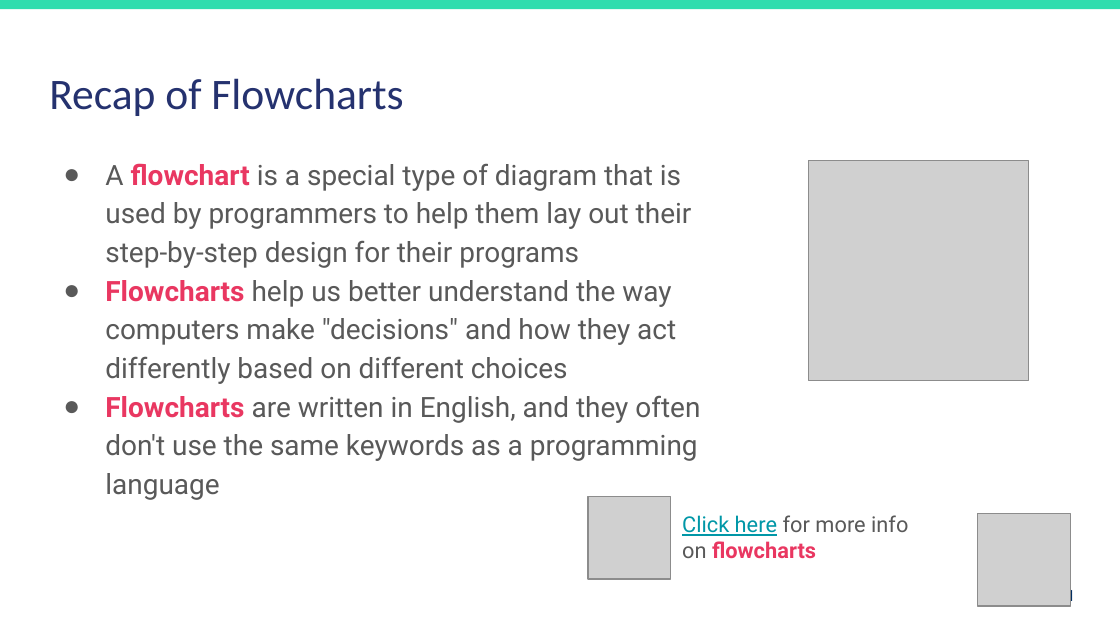
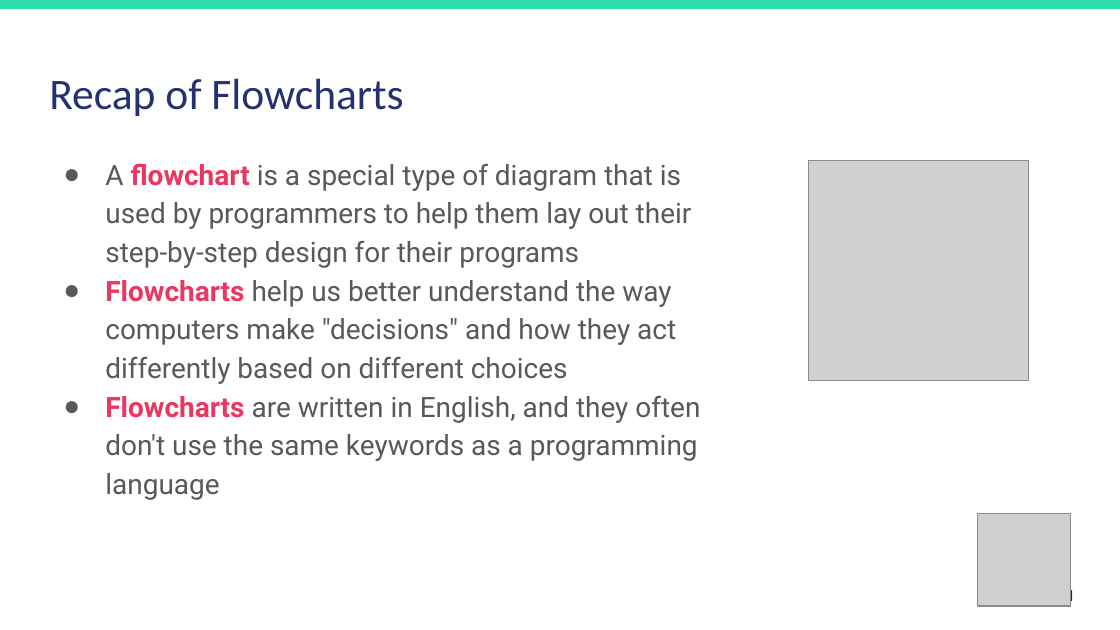
Before and after one commit to duari132/6iec-intermediate-coding, a slide deck: slide 11 of Lesson-3-Decisions,-Decisions/Lesson-3-Decisions-Decisions.pptx. Drawn at 1120x630 pixels with LibreOffice and Linux fonts; fonts in the diff are those of the drawing; grey boxes stand for pictures. Boxes give left, top, right and bottom in pixels: in the first picture for what was removed or moved away, otherwise in the second. Text is boxed around its words. In the diff, an @@ line names an element or a change of style, - is before the commit and + after.

```diff
--- a/Lesson-3-Decisions,-Decisions/Lesson-3-Decisions-Decisions.pptx
+++ b/Lesson-3-Decisions,-Decisions/Lesson-3-Decisions-Decisions.pptx
@@ picture removed at (x1=588, y1=496, x2=671, y2=579) @@
@@ text removed at (x1=682, y1=515, x2=908, y2=558) @@
-Click here for more info on flowcharts
```
Also in this commit, not shown: 4 other slides changed.
